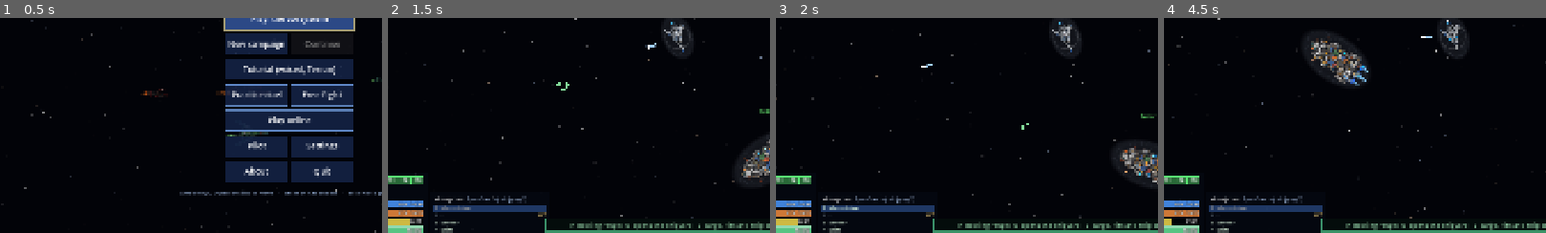
Above: before the commit, frames 1-4 (left to right).
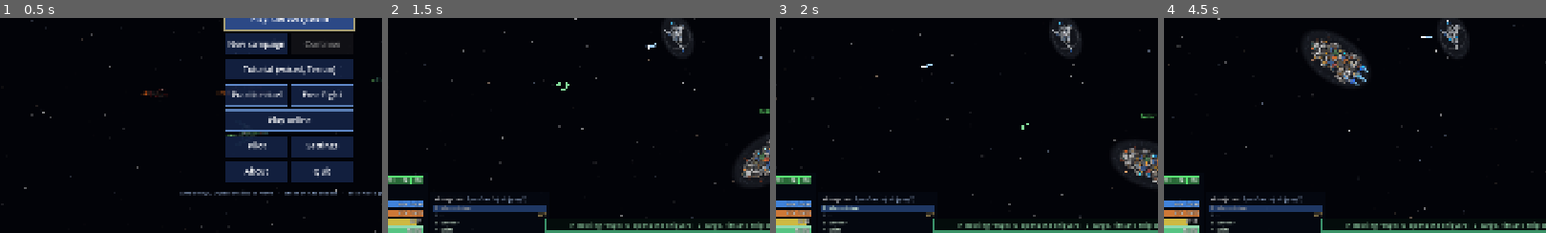
Above: after the commit, the same moments.

Repository: noalear/SovereignDrift
Game: Godot game, scene res://src/Main.tscn
Same seed, same stepped clock (60 frames per second), same inputs: the game is played once before the commit and once after it.
Inputs (mouse positions are % of the whole screen's width and height, from its top left):
- Up to frame 1 (0.5 s): no input
- Up to frame 2 (1.5 s): tap Enter (fullscreen) at 0.5 s; drag from (50, 50) to (60, 28) at 0.52 s; drag from (30, 55) to (45, 70) at 1.27 s
- Up to frame 3 (2 s): no input
- Up to frame 4 (4.5 s): move the mouse to (60, 28) at 2.02 s; hold E (strafe_right) 2.03-2.75 s; hold G (autopilot) 2.03-2.75 s; tap Ctrl (fire_secondary) at 2.3, 3.8 s; drag from (45, 70) to (20, 35) at 2.77 s; move the mouse to (80, 65) at 3.52 s; hold Q (strafe_left) 3.53-4.25 s; hold Shift (boost) 3.53-4.25 s; drag from (20, 35) to (35, 25) at 4.27 s
The pictures show only the part of the screen within x 12-62%, y 44-94%; the shares and areas given below are measured in that part.

Frame 1 is identical in both runs. In frame 2, less than 0.1% of the frame differs, in the area x 5-9%, y 93-97%; in frame 3, less than 0.1%; in frame 4, 0.2%, in the area x 2-9%, y 93-97%.

Commit message:
Tune Scout fights: mass driver 100 energy, stronger lasers, slower drones, DAMAGE_SCALE 0.65
Measured with tools/duel_timer.gd: at 200 energy a shot the mass driver
emptied a Scout's batteries in about 3 s and fights stalled into draws.
Lasers burn 300/380/650 dps up close and keep 70% at full reach (beam
0.7 on shields, 1.2 on hull) so the Arcean Scout can win; the drone bay
launches one drone a second for 100 energy.  The duel timer gains a
--standoff mode (nose to nose, no misses) and counts only time spent
within 700 px.

Co-Authored-By: Claude Opus 5.5 <noreply@anthropic.com>
Claude-Session: https://claude.ai/code/session_018iRXF37jqFgFf3qJ2ECwe5

Diff:
--- a/src/autoload/GameData.gd
+++ b/src/autoload/GameData.gd
@@ -15,7 +15,7 @@
 ## Every weapon's damage (warheads and beams) is scaled by this, the one
 ## knob for how long fights last (Kyle, 2026-10-28: a Scout duel should
 ## take 6-7 s).
-const DAMAGE_SCALE := 0.55
+const DAMAGE_SCALE := 0.65
 
 # ---------------------------------------------------------------- races
 
@@ -61,7 +61,7 @@
 	"3002": {"name": "Quantum drive II", "vol": 200, "mass": 200, "power": -200, "hp": 150, "func": "qdrv", "p": [2, 35000]},
 	"3003": {"name": "Quantum drive III", "vol": 300, "mass": 300, "power": -1000, "hp": 200, "func": "qdrv", "p": [3, 35000]},
 	# tube: [energy frames, energy per shot, ammo, missile id]
-	"4001": {"name": "Mass driver", "vol": 30, "mass": 50, "power": -200, "hp": 100, "func": "tube", "p": [60, 8000, 800, "001"]},
+	"4001": {"name": "Mass driver", "vol": 30, "mass": 50, "power": -200, "hp": 100, "func": "tube", "p": [60, 4000, 800, "001"]},
 	"4002": {"name": "Mine layer", "vol": 10, "mass": 50, "power": -500, "hp": 100, "func": "tube", "p": [15, 20000, 10, "002"]},
 	"4003": {"name": "Torpedo launcher", "vol": 45, "mass": 50, "power": -400, "hp": 100, "func": "tube", "p": [15, 6000, 16, "004"]},
 	"4004": {"name": "Mine layer", "vol": 100, "mass": 50, "power": -1000, "hp": 100, "func": "tube", "p": [100, 99999, 4, "002"]},
@@ -103,7 +103,7 @@
 	# point defence: a light auto-turret that shoots down incoming munitions
 	"4022": {"name": "PDC", "vol": 25, "mass": 60, "power": -150, "hp": 80, "func": "tube", "p": [10, 600, 800, "022"]},
 	"4020": {"name": "Disruptor", "vol": 45, "mass": 120, "power": -400, "hp": 120, "func": "tube", "p": [40, 5000, 600, "020"]},
-	"4021": {"name": "Drone bay", "vol": 50, "mass": 200, "power": -300, "hp": 150, "func": "tube", "p": [40, 6000, 40, "021"]},
+	"4021": {"name": "Drone bay", "vol": 50, "mass": 200, "power": -300, "hp": 150, "func": "tube", "p": [40, 4000, 40, "021"]},
 }
 
 ## Which empire's shipyard sells a part.  Parts not listed are common.
@@ -188,7 +188,7 @@
 ## colony batteries and the Sun's heat; rams and collisions are kinetic.
 const DAMAGE_TYPES := {
 	"kinetic": {"shield": 1.0, "hull": 1.0},
-	"beam": {"shield": 0.6, "hull": 1.0},
+	"beam": {"shield": 0.7, "hull": 1.2},
 	"explosive": {"shield": 0.75, "hull": 1.0},
 	"plasma": {"shield": 1.4, "hull": 1.0},
 	"ion": {"shield": 2.0, "hull": 0.5},
@@ -211,13 +211,13 @@
 
 ## Each laser's damage per second at point blank, before DAMAGE_SCALE; it
 ## falls to BEAM_FALLOFF of that at the beam's full reach.
-const BEAM_DPS := {"4501": 220.0, "4502": 280.0, "4503": 500.0}
-const BEAM_FALLOFF := 0.5
+const BEAM_DPS := {"4501": 300.0, "4502": 380.0, "4503": 650.0}
+const BEAM_FALLOFF := 0.7
 
 ## Seconds between shots for each tube missile.
 const TUBE_COOLDOWN := {
 	"001": 0.45, "002": 1.0, "003": 0.5, "004": 0.9, "008": 1.0, "009": 0.9,
-	"010": 0.09, "011": 0.09, "018": 1.2, "020": 0.4, "021": 0.5, "022": 0.07,
+	"010": 0.09, "011": 0.09, "018": 1.2, "020": 0.4, "021": 1.0, "022": 0.07,
 }
 
 # ------------------------------------------------------- ship designs
--- a/tools/duel_timer.gd
+++ b/tools/duel_timer.gd
@@ -1,13 +1,17 @@
 # Duel timer: two computer pilots in stock Scouts of different empires
 # fight in open space, away from the player and the worlds, and the
 # report gives how long each fight lasted from the first hit to the
-# kill (Kyle, 2026-10-28: a Scout duel should take 6-7 s; tune it with
+# kill, counting only the time the two were within 700 px (Kyle, 2026-10-28: a Scout duel should take 6-7 s; tune it with
 # GameData.DAMAGE_SCALE).
 #   godot --headless --path . -s tools/duel_timer.gd -- --runs=3 --hull=Scout
+# --standoff: no pilots; the two ships sit --range px apart (default 350),
+# nose to nose, and fire every gun, laser and launcher at each other, a
+# best case without misses from flying (the floor under a real fight).
 extends SceneTree
 
 const PAIRS := [[1, 2], [0, 1], [2, 0], [3, 1], [3, 2], [3, 0]]
 const CAP := 60.0 * 45       # frames: a fight still going after 45 s is a draw
+const ENGAGED := 700.0       # px: closer than this counts as time in the fight
 
 var main: Node
 var gd: Node
@@ -21,12 +25,26 @@
 var started := -1
 var spawned := 0
 var results := {}
+var standoff := false
+var only := -1
+var gap := 350.0
+var closest := INF
+var engaged := 0
+var dist_sum := 0.0
+var dist_n := 0.0
 
 
 func _init() -> void:
 	for arg in OS.get_cmdline_user_args():
 		if arg.begins_with("--runs="):
 			runs = int(arg.get_slice("=", 1))
+		elif arg.begins_with("--pair="):
+			only = int(arg.get_slice("=", 1))
+			pair = only
+		elif arg == "--standoff":
+			standoff = true
+		elif arg.begins_with("--range="):
+			gap = float(arg.get_slice("=", 1))
 		elif arg.begins_with("--hull="):
 			hull = arg.get_slice("=", 1)
 	call_deferred("_start")
@@ -51,21 +69,62 @@
 	if run >= runs:
 		run = 0
 		pair += 1
-	if pair >= PAIRS.size():
+	if pair >= PAIRS.size() or (only >= 0 and pair != only):
 		_report()
 		return
 	var p: Array = PAIRS[pair]
 	# out where nothing else is: well off the player's side of the system
 	var at: Vector2 = w.player.global_position + Vector2(9000.0, 0.0).rotated(randf() * TAU)
 	var v: Vector2 = w.player.velocity
-	var off := Vector2(260.0, 0.0).rotated(randf() * TAU)
-	a = w.spawn_ship("A", p[0], hull, "A", at + off, v, 2)
-	b = w.spawn_ship("B", p[1], hull, "B", at - off, v, 2)
+	var off := Vector2(gap * 0.5 if standoff else 260.0, 0.0).rotated(randf() * TAU)
+	a = w.spawn_ship("A", p[0], hull, "A", at + off, v, -1 if standoff else 2)
+	b = w.spawn_ship("B", p[1], hull, "B", at - off, v, -1 if standoff else 2)
+	if not standoff:
+		for pr in [[a, b], [b, a]]:
+			var ai = pr[0].get_node("AI")
+			ai.ferry = false
+			ai.bombard = false
+			ai.raid = false
+			ai.duel = true         # fight it out, no going home to mend
+			pr[0].target = pr[1]
 	a.rotation = off.angle() + PI
 	b.rotation = off.angle()
 	started = -1
+	closest = INF
+	engaged = 0
+	dist_sum = 0.0
+	dist_n = 0.0
 	spawned = Engine.get_physics_frames()
 	run += 1
+
+
+## Standoff: hold station beside the foe, nose on, everything firing.
+func _aim(s: Ship, foe: Ship) -> void:
+	var mid: Vector2 = (s.global_position + foe.global_position) * 0.5
+	var place: Vector2 = mid + (s.global_position - mid).normalized() * gap * 0.5
+	s.global_position = place
+	s.body.pos = place
+	s.velocity = foe.velocity
+	s.body.vel = foe.velocity
+	s.rotation = (foe.global_position - place).angle()
+	s.body.angle = s.rotation
+	s.body.ang_vel = 0.0
+	s.target = foe
+	s.aim_point = foe.global_position
+	for k in ["fire_primary", "fire_secondary", "fire_missile", "fire_beam"]:
+		s.inputs[k] = true
+
+
+func _left() -> String:
+	var t := []
+	for s in [a, b]:
+		t.append("%d%%/%d%%" % [int(100.0 * s.hull / s.hull_max), int(100.0 * s.shield / maxf(s.shield_max, 1.0))] if is_instance_valid(s) and not s.dead else "dead")
+		if is_instance_valid(s) and OS.has_environment("SF_DEBUG"):
+			var ws := []
+			for w in s.weapons:
+				ws.append("%s ammo %d" % [w["name"], w["ammo"]])
+			print("    %s energy %d  %s  ai %s" % [s.pilot_name, int(s.energy), ", ".join(ws), s.get_node_or_null("AI").get("state") if s.get_node_or_null("AI") else "-"])
+	return " v ".join(t)
 
 
 func _hurt(s: Ship) -> bool:
@@ -76,18 +135,32 @@
 	if a == null or b == null:
 		return false
 	var now := Engine.get_physics_frames()
+	if standoff and not a.dead and not b.dead:
+		_aim(a, b)
+		_aim(b, a)
+		if OS.has_environment("SF_DEBUG") and (now - spawned) % 60 == 0:
+			print("  t=%2d  A hull %4d shield %4d energy %4d | B hull %4d shield %4d energy %4d" % [(now - spawned) / 60, a.hull, a.shield, a.energy, b.hull, b.shield, b.energy])
 	if started < 0 and (_hurt(a) or _hurt(b)):
 		started = now
+	if is_instance_valid(a) and is_instance_valid(b) and not a.dead and not b.dead:
+		var d := a.global_position.distance_to(b.global_position)
+		closest = minf(closest, d)
+		if started >= 0 and d < ENGAGED:
+			engaged += 1
+		dist_sum += d
+		dist_n += 1.0
 	var over := a.dead or b.dead or not is_instance_valid(a) or not is_instance_valid(b)
 	if over or now - spawned > CAP:
 		var p: Array = PAIRS[pair]
 		var key := "%s v %s" % [gd.race(p[0])["name"], gd.race(p[1])["name"]]
-		var secs := -1.0 if not over or started < 0 else float(now - started) / 60.0
+		# time spent in the fight (inside ENGAGED of each other) from the
+		# first hit to the kill, so a chase across the system does not count
+		var secs := -1.0 if not over or started < 0 else float(engaged) / 60.0
 		var winner := "draw"
 		if over:
 			winner = gd.race(p[1])["name"] if a.dead else gd.race(p[0])["name"]
 		results.get_or_add(key, []).append([secs, winner])
-		print("%s run %d: %s, won by %s" % [key, run, "%.1f s" % secs if secs >= 0.0 else "no kill", winner])
+		print("%s run %d: %s, won by %s  (hull left %s, closest %d px, mean %d px)" % [key, run, "%.1f s" % secs if secs >= 0.0 else "no kill", winner, _left(), int(closest), int(dist_sum / maxf(dist_n, 1.0))])
 		for s in [a, b]:
 			if is_instance_valid(s) and not s.dead:
 				s.dead = true
@@ -102,7 +175,7 @@
 
 func _report() -> void:
 	var all := []
-	print("\n%s duels, damage scale %.2f" % [hull, gd.DAMAGE_SCALE])
+	print("\n%s %s, damage scale %.2f" % [hull, "standoffs at %d px" % int(gap) if standoff else "duels", gd.DAMAGE_SCALE])
 	for key in results:
 		var t := []
 		for r in results[key]:
